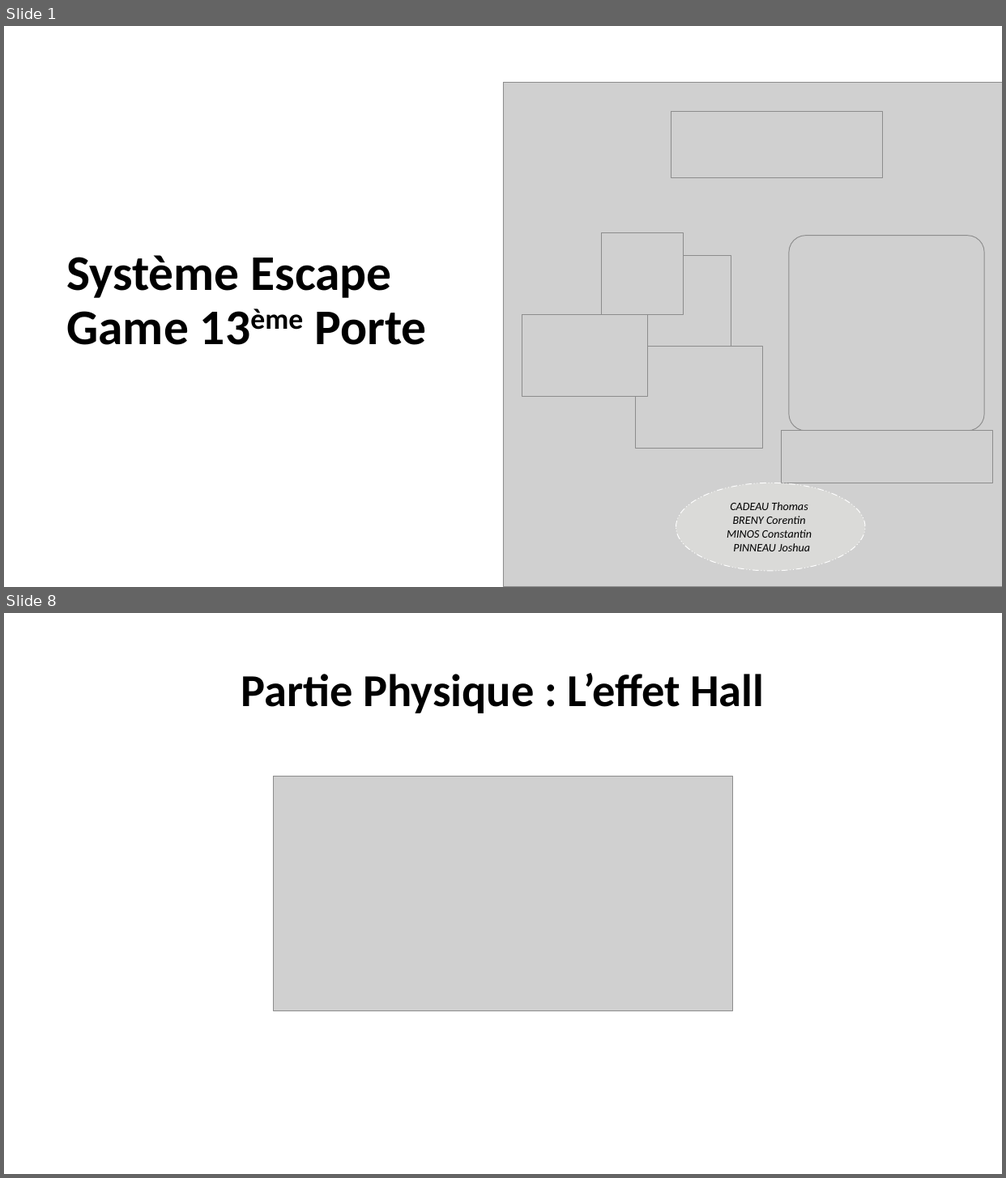
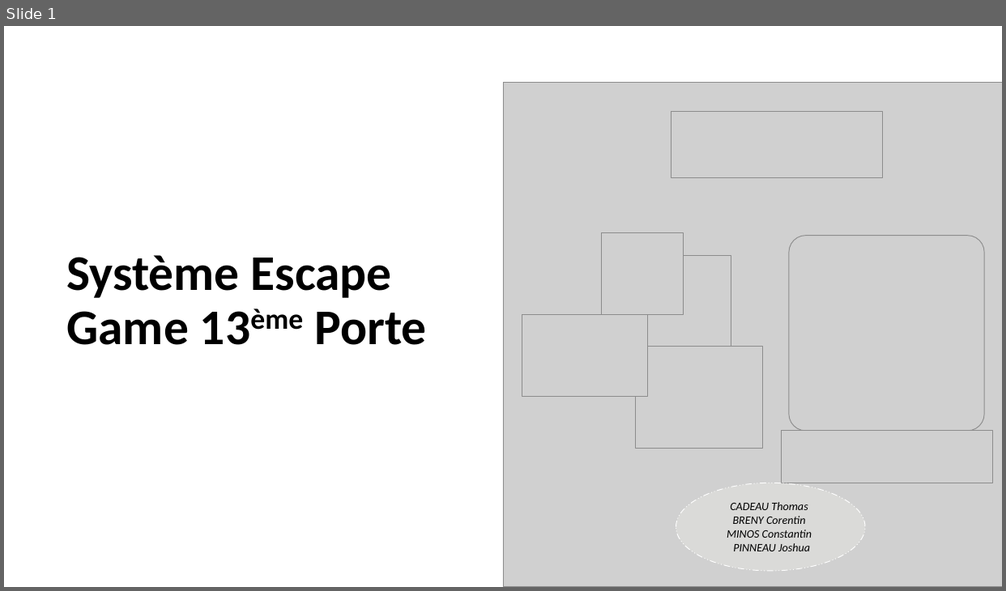
Before and after one commit to corentin-breny/Systeme_Escape_Game_13emePorte, a slide deck: Etudiants/Joshua/PremièreRevueDeProjet.pptx. Shown one above the other, each under a label of ours: slides 1 and 8 before the commit, slide 1 after it; the slides between them are not shown. The pictures are 1006x1178 and 1006x591 pixels, drawn with LibreOffice and Linux fonts; fonts in the diff are those of the drawing; grey boxes stand for pictures; background and template pictures are left out. Boxes give left, top, right and bottom in pixels: in the first picture for what was removed or moved away, otherwise in the second. Text is boxed around its words. In the diff, an @@ line names an element or a change of style, - is before the commit and + after.

```diff
--- a/Etudiants/Joshua/PremièreRevueDeProjet.pptx
+++ b/Etudiants/Joshua/PremièreRevueDeProjet.pptx
@@ slide 8 removed at (x1=4, y1=613, x2=1002, y2=1174), background picture (left out) @@
@@ title removed at (x1=241, y1=673, x2=764, y2=713) @@
-Partie Physique : L’effet Hall
@@ picture removed at (x1=274, y1=776, x2=733, y2=1012) @@
```
Also in this commit, not shown: 2 slides changed, 7 slides added, 4 other slides removed.
